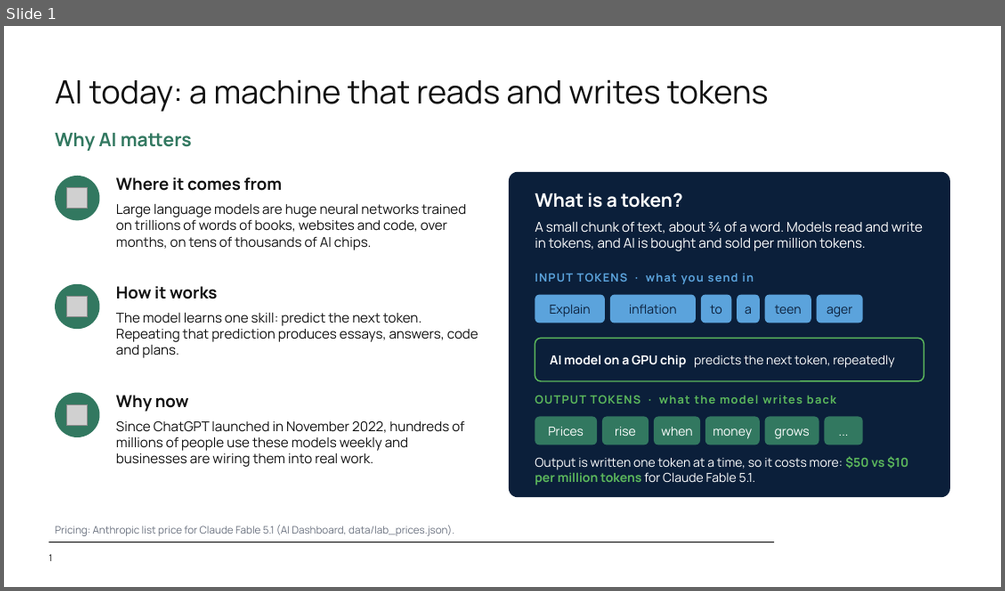
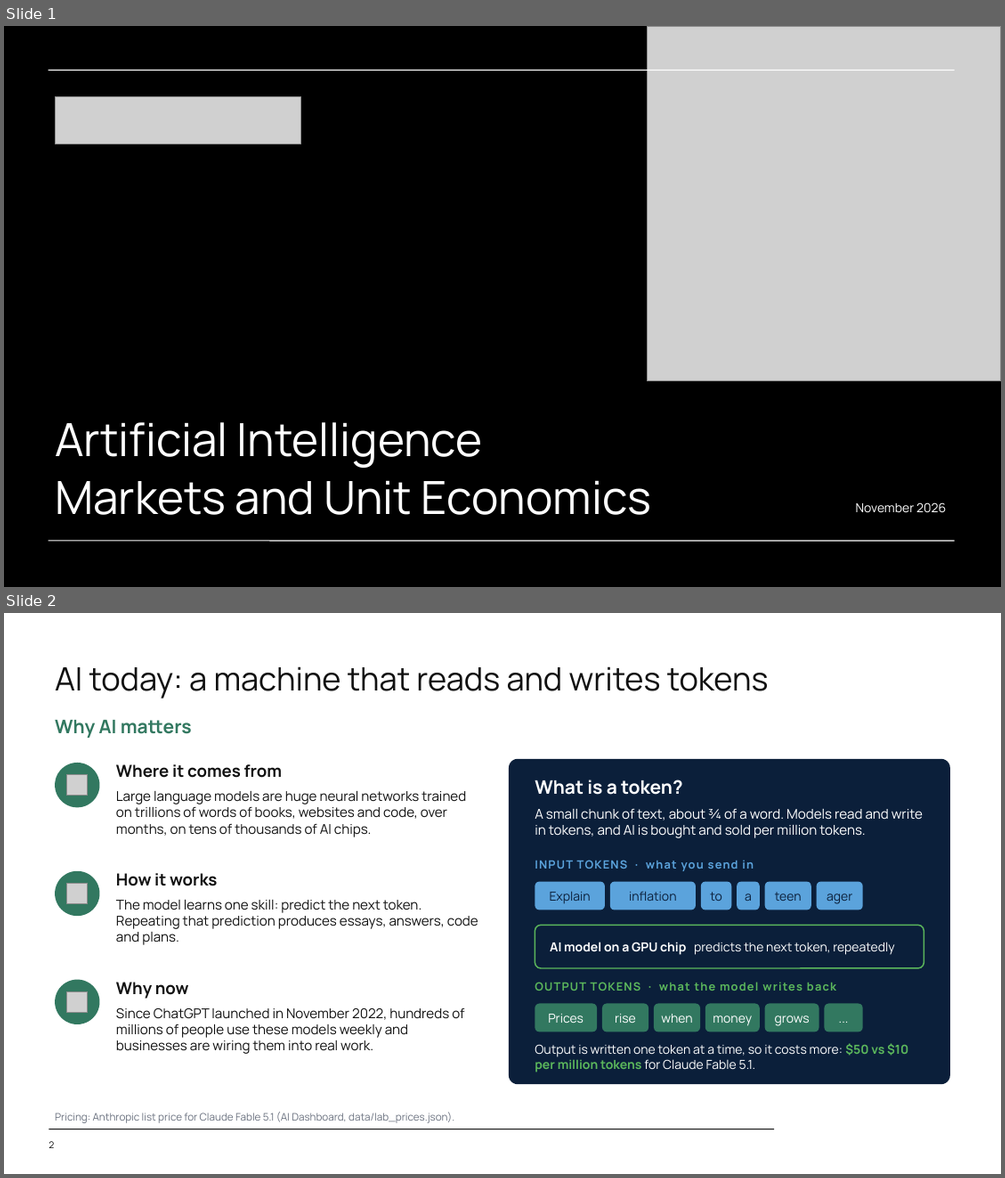
Before and after one commit to SystemCapital/AI-Dashboard, a slide deck: presentation/AI_Unit_Economics.pptx. Shown one above the other, each under a label of ours: slide 1 before the commit, slides 1 and 2 after it. The pictures are 1005x591 and 1005x1178 pixels, drawn with LibreOffice and Linux fonts; fonts in the diff are those of the drawing; grey boxes stand for pictures; background and template pictures are left out. Boxes give left, top, right and bottom in pixels: in the first picture for what was removed or moved away, otherwise in the second. Text is boxed around its words. In the diff, an @@ line names an element or a change of style, - is before the commit and + after.

```diff
--- a/presentation/AI_Unit_Economics.pptx
+++ b/presentation/AI_Unit_Economics.pptx
@@ slide 1 added at (4, 26, 1001, 587), background #000000 @@
@@ picture added at (647, 26, 1001, 381) @@
@@ line added from (48, 70) to (955, 70), #FFFFFF 1 pt @@
@@ picture added at (55, 97, 301, 143) @@
@@ title added at (55, 422, 652, 515), 44 pt, text #FFFFFF @@
+Artificial Intelligence
+Markets and Unit Economics
@@ text added at (856, 502, 946, 513), 12 pt, text #FFFFFF @@
+November 2026
@@ line added from (48, 540) to (955, 540), #FFFFFF 1 pt @@
@@ what was slide 1 is now slide 2 @@
@@ page number at (48, 1141, 54, 1148): text changed @@
-1
+2
```
Also in this commit, not shown: 2 slides changed, 1 other file.
